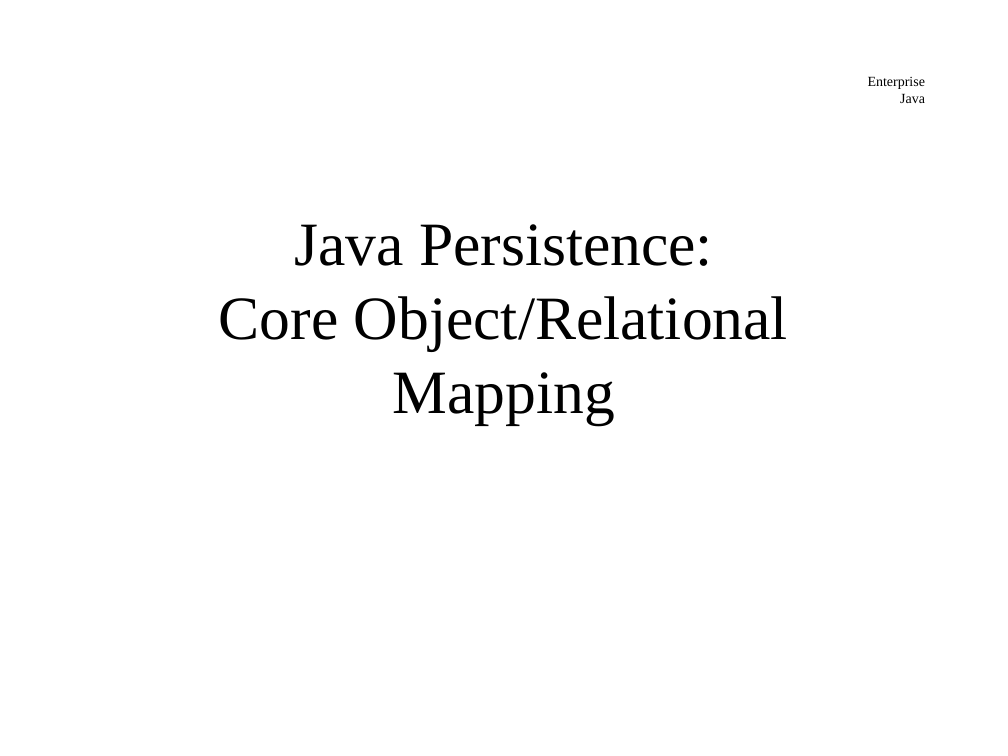
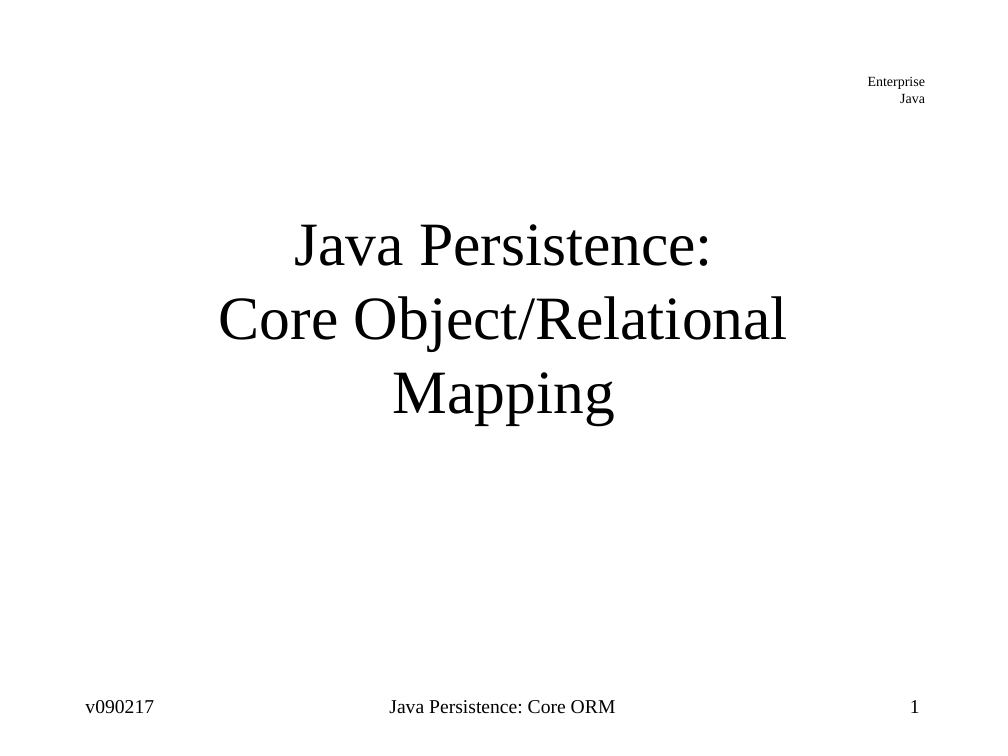
Before and after one commit to jcstaff/ejava-javaee, a slide deck: slide 1 of ormCore/src/site/resources/lectures/ormCore.ppt. Drawn at 1008x756 pixels with LibreOffice and Linux fonts; fonts in the diff are those of the drawing. Boxes give left, top, right and bottom in pixels: in the first picture for what was removed or moved away, otherwise in the second. Text is boxed around its words. In the diff, an @@ line names an element or a change of style, - is before the commit and + after.

```diff
--- a/ormCore/src/site/resources/lectures/ormCore.ppt
+++ b/ormCore/src/site/resources/lectures/ormCore.ppt
@@ text added at (85, 700, 154, 714), 14 pt, text #000000 @@
+v090217
@@ text added at (389, 700, 616, 714), 14 pt, text #000000 @@
+Java Persistence: Core ORM
@@ page number added at (910, 700, 920, 713), 14 pt, text #000000 @@
+1
```
Also in this commit, not shown: 89 other slides changed, 6 slides added, 5 other files.
